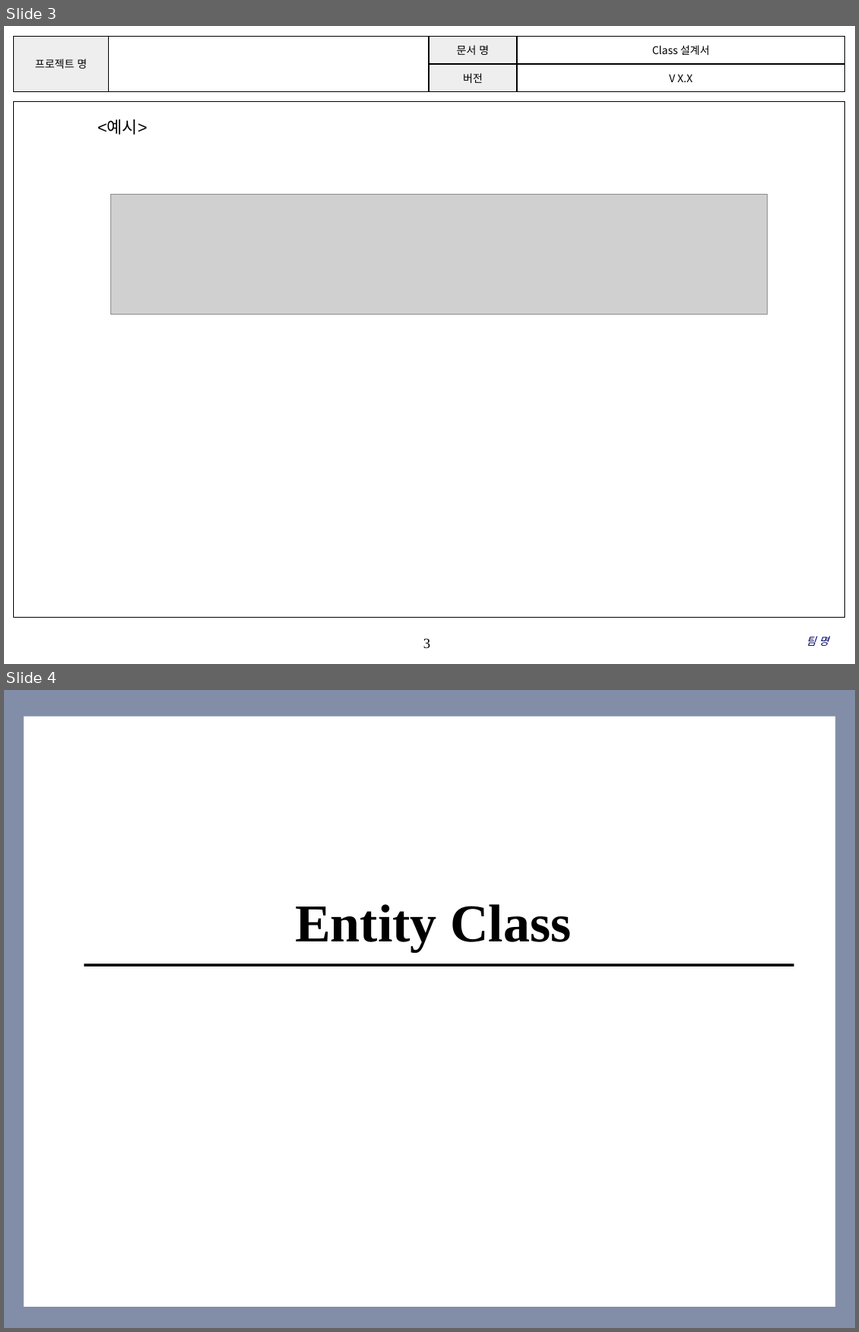
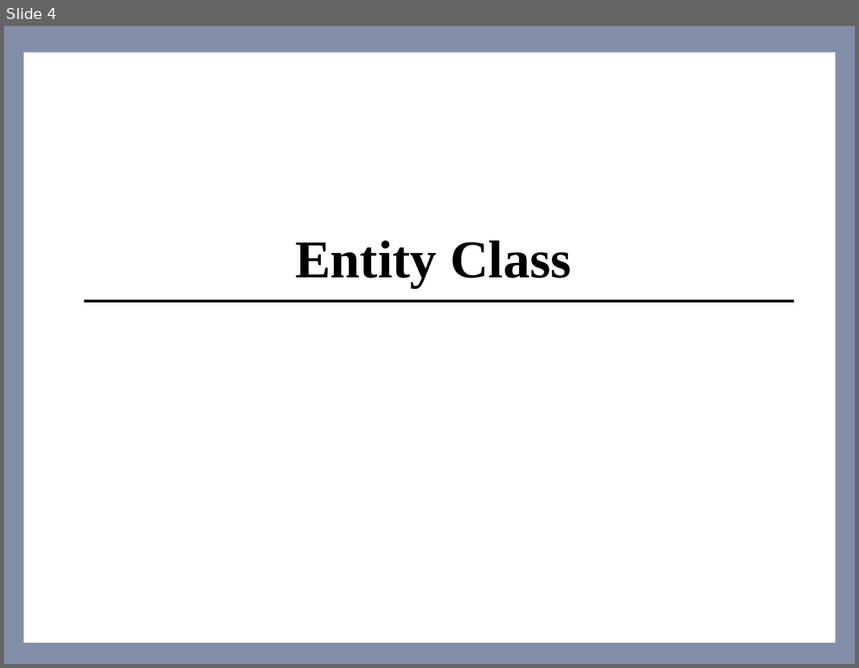
Before and after one commit to coskdms/SE2017_10_TenoutofTen, a slide deck: doc/3_ 설계서/Class Design.pptx. Shown one above the other, each under a label of ours: slides 3 and 4 before the commit, slide 4 after it. The pictures are 859x1332 and 859x668 pixels, drawn with LibreOffice and Linux fonts; fonts in the diff are those of the drawing; grey boxes stand for pictures; background and template pictures are left out. Boxes give left, top, right and bottom in pixels: in the first picture for what was removed or moved away, otherwise in the second. Text is boxed around its words. In the diff, an @@ line names an element or a change of style, - is before the commit and + after.

Commit message:
#856 새기능 완료 높음 2017.05.26 클래스설계서 최종본을 올립니다.

```diff
--- a/doc/3_ 설계서/Class Design.pptx
+++ b/doc/3_ 설계서/Class Design.pptx
@@ slide 3 removed at [4,26,855,664], background #FFFFFF @@
@@ table removed at [13,36,845,91], 2 rows, 4 columns @@
-프로젝트 명 |  | 문서 명 | Class 설계서
- |  | 버전 | V X.X
@@ rectangle removed at [13,102,845,617] @@
@@ text removed at [97,120,148,135] @@
-<예시>
@@ picture removed at [110,195,768,315] @@
@@ page number removed at [424,639,430,648] @@
-3
@@ text removed at [807,637,829,646] @@
-팀 명
```
Also in this commit, not shown: 11 slides changed, 1 slide added.
